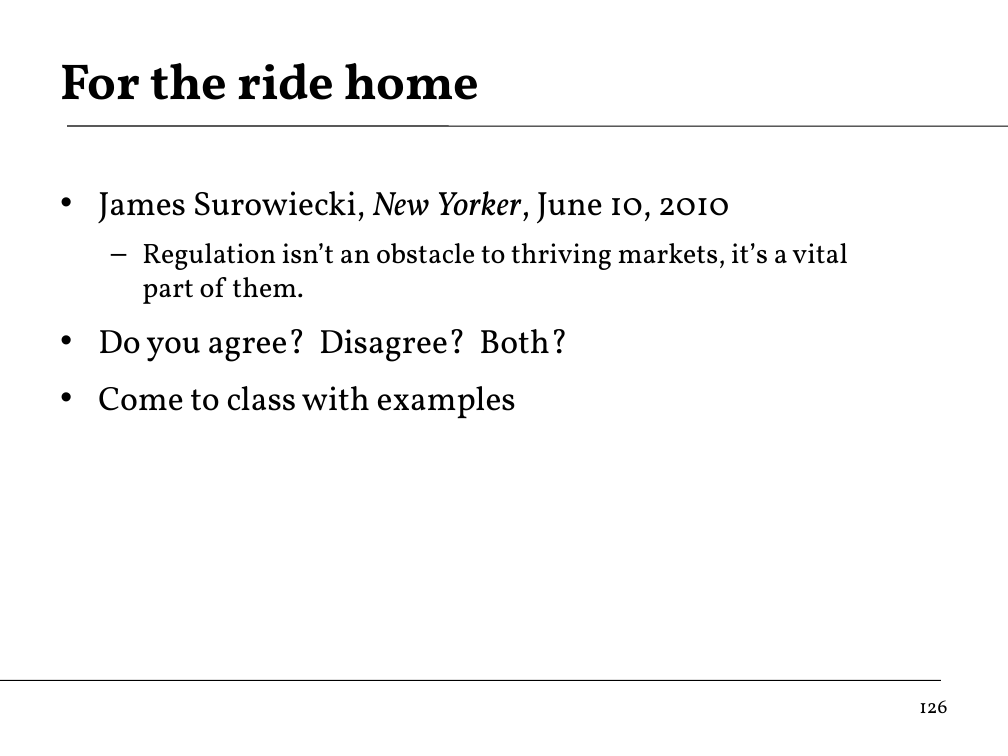
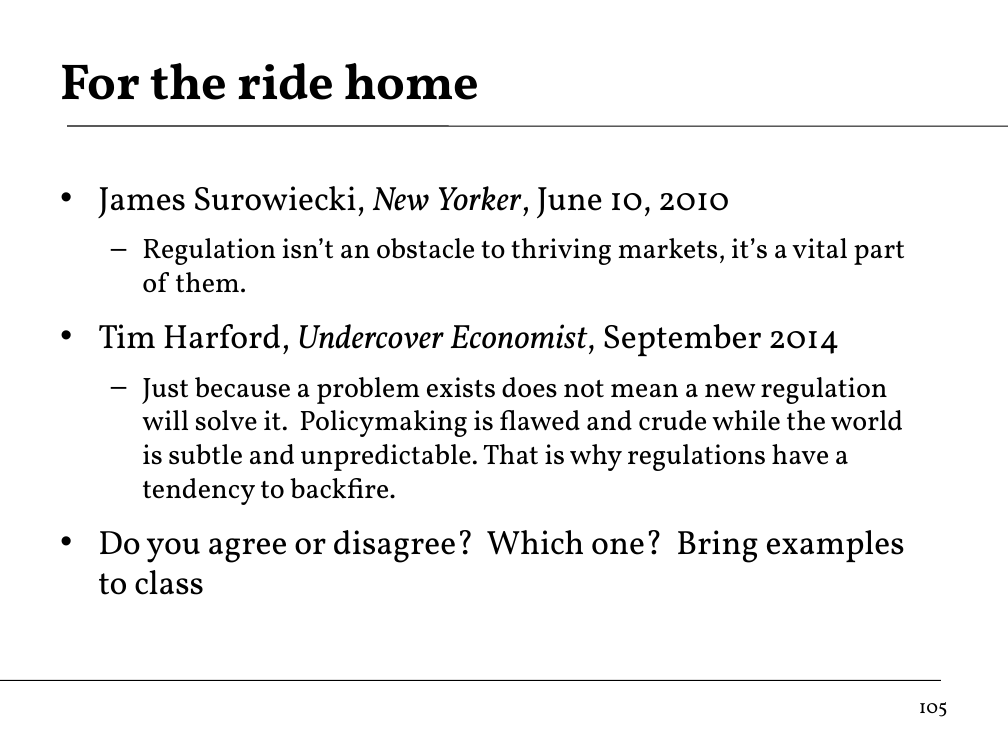
Before and after one commit to DaveBackus/Global_Economy, a slide deck: slide 105 of Slides/slides_growth2_f14.pptx (slide 126 before the commit). Drawn at 1008x756 pixels with LibreOffice and Linux fonts; fonts in the diff are those of the drawing. Boxes give left, top, right and bottom in pixels: in the first picture for what was removed or moved away, otherwise in the second. Text is boxed around its words. In the diff, an @@ line names an element or a change of style, - is before the commit and + after.

```diff
--- a/Slides/slides_growth2_f14.pptx
+++ b/Slides/slides_growth2_f14.pptx
@@ text at (98, 324, 905, 595): text changed; size 24 to 20 pt @@
-• Do you agree? Disagree? Both?
-• Come to class with examples
+• Tim Harford, Undercover Economist, September 2014
+  – Just because a problem exists does not mean a new regulation will solve it. Policymaking is flawed and crude while the world is subtle and unpredictable. That is why regulations have a tendency to backfire.
+• Do you agree or disagree? Which one? Bring examples to class
@@ page number at (919, 702, 948, 717): text changed @@
-126
+105
```
Also in this commit, not shown: 28 other slides changed, 10 slides added, 13 slides removed, 11 other files.
